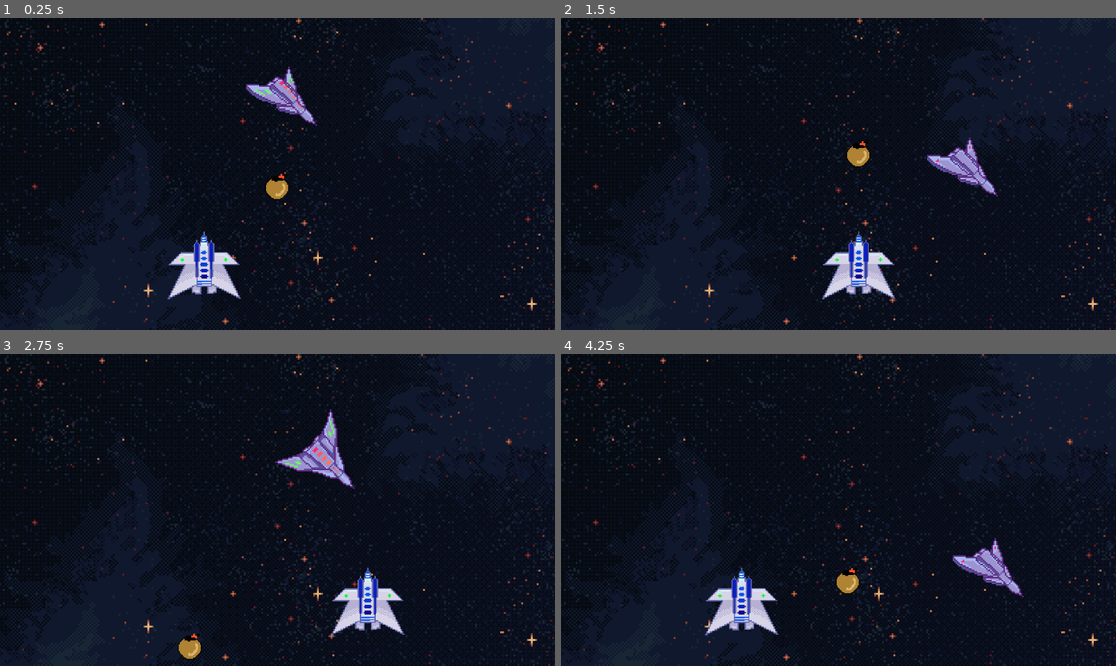
Above: before the commit, frames 1-4 (two rows, left to right).
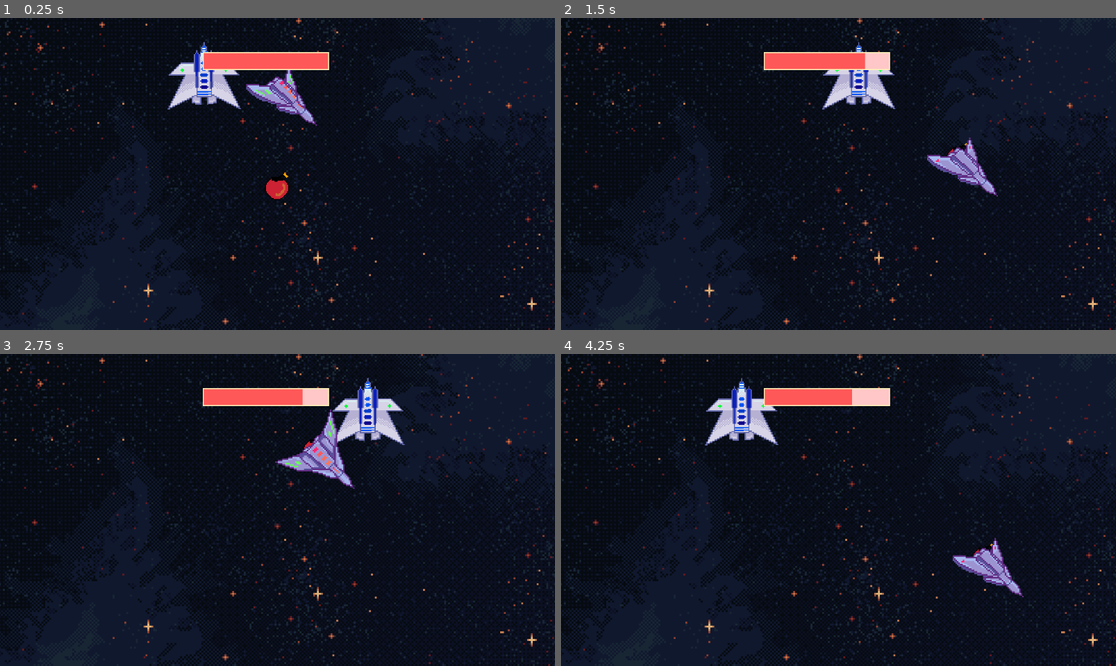
Above: after the commit, the same moments.

Repository: Janakanty/lublin_cyberiada
Game: Godot game, scene res://src/main.tscn
The game is run twice, just before and just after one commit, with the same random seed, the same clock (stepped at 60 frames per second) and the same inputs.
Inputs (mouse positions are in pixels of both pictures, inside the frame that each line leads up to):
- Up to frame 1 (0.25 s): no input
- Up to frame 2 (1.5 s): move the mouse to (960, 158) at 0.52 s; click (960, 158) at 0.6 s; move the mouse to (727, 189) at 1.27 s; click (727, 189) at 1.35 s
- Up to frame 3 (2.75 s): move the mouse to (333, 441) at 2.02 s; click (333, 441) at 2.1 s
- Up to frame 4 (4.25 s): move the mouse to (810, 572) at 2.77 s; click (810, 572) at 2.85 s; move the mouse to (1005, 556) at 3.52 s; click (1005, 556) at 3.6 s

The runs differ from the first frame. In frame 1, 4.3% of the frame differs, in the area x 30-60%, y 7-91%; in frame 2, 4.2%; in frame 3, 4.5%, in the area x 32-73%, y 7-98%; in frame 4, 4.5%.

Commit message:
hp dead particles

Diff:
--- /dev/null
+++ b/julia turowska/src/cpu_particles_2d.tscn
@@ -0,0 +1,19 @@
+[gd_scene load_steps=2 format=3 uid="uid://dme27w3ry7u6e"]
+
+[ext_resource type="Texture2D" uid="uid://ctext64ex72f4" path="res://assets/flame.png" id="1_ppp3v"]
+
+[node name="CPUParticles2D" type="CPUParticles2D"]
+position = Vector2(5, 5)
+lifetime = 2.0
+explosiveness = 0.09
+randomness = 0.66
+lifetime_randomness = 0.7
+texture = ExtResource("1_ppp3v")
+spread = 180.0
+gravity = Vector2(0, -500)
+initial_velocity_min = 200.0
+initial_velocity_max = 259.2
+angular_velocity_min = 1.0
+angular_velocity_max = 1.0
+scale_amount_min = 15.0
+scale_amount_max = 25.0
--- a/julia turowska/src/enemy/bomb/bomb.tscn
+++ b/julia turowska/src/enemy/bomb/bomb.tscn
@@ -1,9 +1,12 @@
-[gd_scene load_steps=3 format=3 uid="uid://dmhqb48cn5fvo"]
+[gd_scene load_steps=4 format=3 uid="uid://dmhqb48cn5fvo"]
 
 [ext_resource type="Texture2D" uid="uid://cdnkjubqkef3i" path="res://assets/bomb.png" id="1_j8qym"]
 
+[sub_resource type="CircleShape2D" id="CircleShape2D_ixqao"]
+radius = 24.0
+
 [sub_resource type="CircleShape2D" id="CircleShape2D_dag4o"]
-radius = 23.0868
+radius = 25.02
 
 [node name="Bomb" type="RigidBody2D" groups=["bullet"]]
 
@@ -12,4 +15,11 @@
 texture = ExtResource("1_j8qym")
 
 [node name="CollisionShape2D" type="CollisionShape2D" parent="."]
+position = Vector2(-1, 1)
+shape = SubResource("CircleShape2D_ixqao")
+
+[node name="Area2D" type="Area2D" parent="."]
+
+[node name="CollisionShape2D" type="CollisionShape2D" parent="Area2D"]
+position = Vector2(-1, 1)
 shape = SubResource("CircleShape2D_dag4o")
--- /dev/null
+++ b/julia turowska/src/enemy/enemy/enemy.gd
@@ -0,0 +1,8 @@
+extends Node2D
+
+
+
+func _on_area_2d_body_entered(body):
+	if body.is_in_group("bullet"):
+		body.queue_free()
+		queue_free()
--- a/julia turowska/src/enemy/enemy/enemy.tscn
+++ b/julia turowska/src/enemy/enemy/enemy.tscn
@@ -1,6 +1,7 @@
-[gd_scene load_steps=5 format=3 uid="uid://rl2trmmn0a6g"]
+[gd_scene load_steps=6 format=3 uid="uid://rl2trmmn0a6g"]
 
 [ext_resource type="Texture2D" uid="uid://ccb2l5m3c4s1x" path="res://assets/patrol.png" id="1_frgq5"]
+[ext_resource type="Script" path="res://src/enemy/enemy/enemy.gd" id="1_fvbn7"]
 
 [sub_resource type="AtlasTexture" id="AtlasTexture_k6wiu"]
 atlas = ExtResource("1_frgq5")
@@ -24,7 +25,8 @@
 "speed": 5.0
 }]
 
-[node name="Enemy" type="Node2D"]
+[node name="Enemy" type="Node2D" groups=["enemy"]]
+script = ExtResource("1_fvbn7")
 
 [node name="Sprite2D" type="AnimatedSprite2D" parent="."]
 rotation = -1.5708
@@ -32,3 +34,10 @@
 sprite_frames = SubResource("SpriteFrames_rw6j2")
 autoplay = "default"
 frame_progress = 0.882659
+
+[node name="Area2D" type="Area2D" parent="." groups=["enemy"]]
+
+[node name="CollisionShape2D" type="CollisionPolygon2D" parent="Area2D"]
+polygon = PackedVector2Array(-1, -73, 18, -50, 19, -34, 46, -34, 70, -10, 71, 58, -72, 59, -72, -10, -49, -34, -22, -34, -22, -52)
+
+[connection signal="body_entered" from="Area2D" to="." method="_on_area_2d_body_entered"]
--- /dev/null
+++ b/julia turowska/src/gameplay/GameplayController.gd
@@ -0,0 +1,15 @@
+class_name Gameplay
+extends Node
+
+@onready var player:Player = %Player
+@onready var ui: UI = $"../UI/UI"
+
+
+func _ready():
+	ui.connect("dead", you_win)
+
+func actualization_hp():
+	$"../UI/UI".set_hp(-10)
+
+func you_win():
+	print("you win!!!")
--- /dev/null
+++ b/julia turowska/src/gameplay/gameplay.gd
@@ -0,0 +1,11 @@
+extends Node2D
+
+
+# Called when the node enters the scene tree for the first time.
+func _ready():
+	pass # Replace with function body.
+
+
+# Called every frame. 'delta' is the elapsed time since the previous frame.
+func _process(delta):
+	pass
--- a/julia turowska/src/gameplay/gameplay.tscn
+++ b/julia turowska/src/gameplay/gameplay.tscn
@@ -1,10 +1,17 @@
-[gd_scene load_steps=4 format=3 uid="uid://c8c4bviuibmga"]
+[gd_scene load_steps=7 format=3 uid="uid://c8c4bviuibmga"]
 
 [ext_resource type="PackedScene" uid="uid://cf36flpds4iu8" path="res://src/levels/level_1.tscn" id="1_55l5j"]
+[ext_resource type="Script" path="res://src/gameplay/gameplay.gd" id="1_mmv7h"]
 [ext_resource type="PackedScene" uid="uid://bcobenixr4mld" path="res://src/player/player.tscn" id="2_awot3"]
+[ext_resource type="Script" path="res://src/gameplay/GameplayController.gd" id="2_nbtks"]
 [ext_resource type="PackedScene" uid="uid://dmhqb48cn5fvo" path="res://src/enemy/bomb/bomb.tscn" id="3_4sedt"]
+[ext_resource type="PackedScene" uid="uid://bi3csoxd6sm15" path="res://src/ui/ui.tscn" id="4_sgcgy"]
 
 [node name="Gameplay" type="Node2D"]
+script = ExtResource("1_mmv7h")
+
+[node name="GameplayController" type="Node" parent="."]
+script = ExtResource("2_nbtks")
 
 [node name="Levels" type="Node2D" parent="."]
 
@@ -16,3 +23,7 @@
 position = Vector2(1, -181)
 
 [node name="Bomb" parent="." instance=ExtResource("3_4sedt")]
+
+[node name="UI" type="CanvasLayer" parent="."]
+
+[node name="UI" parent="UI" instance=ExtResource("4_sgcgy")]
--- /dev/null
+++ b/julia turowska/src/levels/level_1.gd
@@ -0,0 +1,10 @@
+extends Node2D
+
+
+@onready var animacja = $AnimationPlayer
+
+func enemy_sequence_start():
+	animacja.play("movee")
+
+func enemy_back():
+	animacja.play("move_back")
--- a/julia turowska/src/levels/level_1.tscn
+++ b/julia turowska/src/levels/level_1.tscn
@@ -1,53 +1,8 @@
 [gd_scene load_steps=8 format=3 uid="uid://cf36flpds4iu8"]
 
 [ext_resource type="Texture2D" uid="uid://b56mrcpysmyw6" path="res://assets/space_bckgr.png" id="1_3qtp6"]
+[ext_resource type="Script" path="res://src/levels/level_1.gd" id="1_7ai5n"]
 [ext_resource type="PackedScene" uid="uid://rl2trmmn0a6g" path="res://src/enemy/enemy/enemy.tscn" id="2_w27ye"]
-
-[sub_resource type="GDScript" id="GDScript_yeffl"]
-script/source = "extends Node2D
-
-
-@onready var animacja = $AnimationPlayer
-
-func enemy_sequence_start():
-	animacja.play(\"movee\")
-
-func enemy_back():
-	animacja.play(\"move_back\")
-
-"
-
-[sub_resource type="Animation" id="Animation_8ph0f"]
-resource_name = "movee"
-tracks/0/type = "value"
-tracks/0/imported = false
-tracks/0/enabled = true
-tracks/0/path = NodePath("Enemy:position")
-tracks/0/interp = 1
-tracks/0/loop_wrap = true
-tracks/0/keys = {
-"times": PackedFloat32Array(0, 1),
-"transitions": PackedFloat32Array(1, 1),
-"update": 0,
-"values": [Vector2(-333, 197), Vector2(395, 197)]
-}
-tracks/1/type = "method"
-tracks/1/imported = false
-tracks/1/enabled = true
-tracks/1/path = NodePath(".")
-tracks/1/interp = 1
-tracks/1/loop_wrap = true
-tracks/1/keys = {
-"times": PackedFloat32Array(0, 1),
-"transitions": PackedFloat32Array(1, 1),
-"values": [{
-"args": [],
-"method": &"enemy_sequence_start"
-}, {
-"args": [],
-"method": &"enemy_back"
-}]
-}
 
 [sub_resource type="Animation" id="Animation_u1lnu"]
 length = 0.001
@@ -76,7 +31,7 @@
 "times": PackedFloat32Array(0, 1),
 "transitions": PackedFloat32Array(1, 1),
 "update": 0,
-"values": [Vector2(395, 197), Vector2(-333, 197)]
+"values": [Vector2(395, -197), Vector2(-333, -197)]
 }
 tracks/1/type = "method"
 tracks/1/imported = false
@@ -96,6 +51,38 @@
 }]
 }
 
+[sub_resource type="Animation" id="Animation_8ph0f"]
+resource_name = "movee"
+tracks/0/type = "value"
+tracks/0/imported = false
+tracks/0/enabled = true
+tracks/0/path = NodePath("Enemy:position")
+tracks/0/interp = 1
+tracks/0/loop_wrap = true
+tracks/0/keys = {
+"times": PackedFloat32Array(0, 1),
+"transitions": PackedFloat32Array(1, 1),
+"update": 0,
+"values": [Vector2(-333, -197), Vector2(395, -197)]
+}
+tracks/1/type = "method"
+tracks/1/imported = false
+tracks/1/enabled = true
+tracks/1/path = NodePath(".")
+tracks/1/interp = 1
+tracks/1/loop_wrap = true
+tracks/1/keys = {
+"times": PackedFloat32Array(0, 1),
+"transitions": PackedFloat32Array(1, 1),
+"values": [{
+"args": [],
+"method": &"enemy_sequence_start"
+}, {
+"args": [],
+"method": &"enemy_back"
+}]
+}
+
 [sub_resource type="AnimationLibrary" id="AnimationLibrary_ylpep"]
 _data = {
 "RESET": SubResource("Animation_u1lnu"),
@@ -104,7 +91,7 @@
 }
 
 [node name="Level1" type="Node2D"]
-script = SubResource("GDScript_yeffl")
+script = ExtResource("1_7ai5n")
 
 [node name="Background" type="TextureRect" parent="."]
 anchors_preset = 15
--- a/julia turowska/src/player/player.gd
+++ b/julia turowska/src/player/player.gd
@@ -1,3 +1,4 @@
+class_name Player
 extends Node2D
 
 @onready var bullets = $bullets
@@ -31,3 +32,9 @@
 func _on_timer_timeout():
 	var new_bomb = bomb.instantiate()
 	bullets.add_child(new_bomb)
+
+
+func _on_area_2d_area_entered(area):
+	if area.is_in_group("enemy"):
+		print("skibidi")
+		get_parent().get_node("GameplayController").actualization_hp()
--- a/julia turowska/src/player/player.tscn
+++ b/julia turowska/src/player/player.tscn
@@ -88,4 +88,10 @@
 [node name="Timer" type="Timer" parent="."]
 autostart = true
 
+[node name="Area2D" type="Area2D" parent="."]
+
+[node name="CollisionPolygon2D" type="CollisionPolygon2D" parent="Area2D"]
+polygon = PackedVector2Array(33, -78, 72, 73, -79, 27, -4, -6)
+
 [connection signal="timeout" from="Timer" to="." method="_on_timer_timeout"]
+[connection signal="area_entered" from="Area2D" to="." method="_on_area_2d_area_entered"]
--- /dev/null
+++ b/julia turowska/src/ui/ui.gd
@@ -0,0 +1,30 @@
+class_name UI
+extends Control
+
+signal dead
+
+var life: bool = true
+var hp = 100
+var tween: Tween
+
+
+# Dodawanie HP
+func set_hp(value:int) -> void:
+	hp = value + $HP.value
+	tween = create_tween()
+	tween.tween_property($HP, "value", hp, 0.2).set_trans(Tween.TRANS_SINE)
+
+
+func if_life() -> bool:
+	if hp <= 0:
+		life = false
+		emit_signal("dead")
+	return life
+
+
+func _on_button_pressed():
+	set_hp(int($TextEdit.text))
+
+
+func _on_hp_value_changed(value):
+	if_life()
--- /dev/null
+++ b/julia turowska/src/ui/ui.tscn
@@ -0,0 +1,72 @@
+[gd_scene load_steps=8 format=3 uid="uid://bi3csoxd6sm15"]
+
+[ext_resource type="Texture2D" uid="uid://dpq55a03kvnfe" path="res://assets/circle progress under.png" id="1_dp8gj"]
+[ext_resource type="Script" path="res://src/ui/ui.gd" id="1_ifw1v"]
+[ext_resource type="Texture2D" uid="uid://cknedyidh70y8" path="res://assets/circle progress over.png" id="2_3eo6a"]
+[ext_resource type="Texture2D" uid="uid://ntrbl3rn8yef" path="res://assets/circle progress progress.png" id="3_do3ol"]
+[ext_resource type="Texture2D" uid="uid://dw1eeaoo8hyko" path="res://assets/fuel bar under.png" id="5_r2knm"]
+[ext_resource type="Texture2D" uid="uid://gvgmevhg0x07" path="res://assets/fuel bar.png" id="6_swl7w"]
+[ext_resource type="Texture2D" uid="uid://by1vk5l5k1nai" path="res://assets/fuel bar progress.png" id="7_2kw2w"]
+
+[node name="UI" type="Control"]
+layout_mode = 3
+anchors_preset = 15
+anchor_right = 1.0
+anchor_bottom = 1.0
+grow_horizontal = 2
+grow_vertical = 2
+script = ExtResource("1_ifw1v")
+
+[node name="Circle_progress" type="TextureProgressBar" parent="."]
+visible = false
+layout_mode = 1
+anchors_preset = -1
+anchor_left = 0.153646
+anchor_top = 0.0679012
+anchor_right = 0.209201
+anchor_bottom = 0.166667
+scale = Vector2(1.5, 1.5)
+fill_mode = 4
+texture_under = ExtResource("1_dp8gj")
+texture_over = ExtResource("2_3eo6a")
+texture_progress = ExtResource("3_do3ol")
+metadata/_edit_use_anchors_ = true
+
+[node name="HP" type="TextureProgressBar" parent="."]
+layout_mode = 1
+anchors_preset = -1
+anchor_left = 0.365451
+anchor_top = 0.109568
+anchor_right = 0.592882
+anchor_bottom = 0.166667
+value = 100.0
+texture_under = ExtResource("5_r2knm")
+texture_over = ExtResource("6_swl7w")
+texture_progress = ExtResource("7_2kw2w")
+metadata/_edit_use_anchors_ = true
+
+[node name="TextEdit" type="TextEdit" parent="."]
+visible = false
+layout_mode = 1
+anchors_preset = -1
+anchor_left = 0.0685764
+anchor_top = 0.12037
+anchor_right = 0.197049
+anchor_bottom = 0.205247
+metadata/_edit_use_anchors_ = true
+
+[node name="Button" type="Button" parent="."]
+visible = false
+layout_mode = 1
+anchors_preset = -1
+anchor_left = 0.211806
+anchor_top = 0.140432
+anchor_right = 0.248264
+anchor_bottom = 0.188272
+offset_right = -34.0
+offset_bottom = -23.0
+text = "        "
+metadata/_edit_use_anchors_ = true
+
+[connection signal="value_changed" from="HP" to="." method="_on_hp_value_changed"]
+[connection signal="pressed" from="Button" to="." method="_on_button_pressed"]
Binary file changed: julia turowska/assets/bomb.png
Binary file added: julia turowska/assets/circle progress over.png
Not shown, added: julia turowska/assets/circle progress over.png.import
Binary file added: julia turowska/assets/circle progress progress.png
Not shown, added: julia turowska/assets/circle progress progress.png.import
Binary file added: julia turowska/assets/circle progress under.png
Not shown, added: julia turowska/assets/circle progress under.png.import
Binary file added: julia turowska/assets/flame.png
Not shown, added: julia turowska/assets/flame.png.import
Binary file added: julia turowska/assets/fuel bar progress.png
Not shown, added: julia turowska/assets/fuel bar progress.png.import
Binary file added: julia turowska/assets/fuel bar under.png
(and 3 more such lines)
